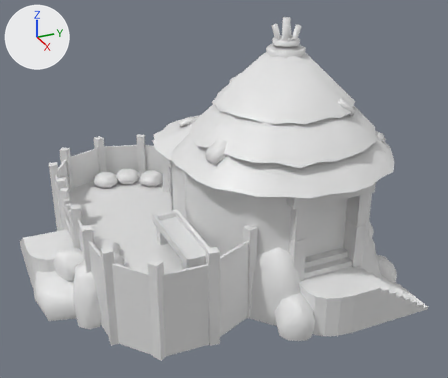
The COLLADA model art/meshes/structural/lusi_corral.dae, before and after one commit.
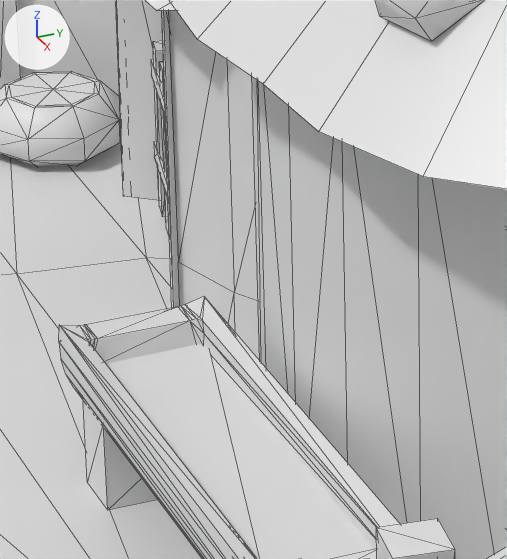
Each version is shown whole from a 50 mm lens placed at (25.37, -9.56, 14.38), pointed at (1.23, 1.31, 2.31), then close up on the part from 32% to 51% of the width and 42% to 67% of the height. The lights are fixed; the arrows at upper left show +X, +Y and +Z. The close-ups show mesh edges as thin lines.

The older version as bpy lines, for what is in view:
```python
me_cubo_113 = bpy.data.meshes.new('Cubo.113')
me_cubo_113.from_pydata(...)  # 1861 vertices, 2492 faces; spans x -7.9..8.3, y -7.8..9.7, z -2.0..10.1
me_cubo_113.materials.append(mat_texturas_lusitanas)  # its picture is missing
ob_corral = bpy.data.objects.new('corral', me_cubo_113)
ob_corral.location = (0.0, 0.0, 0.0)
```
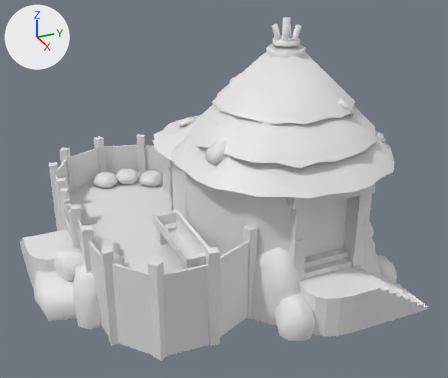
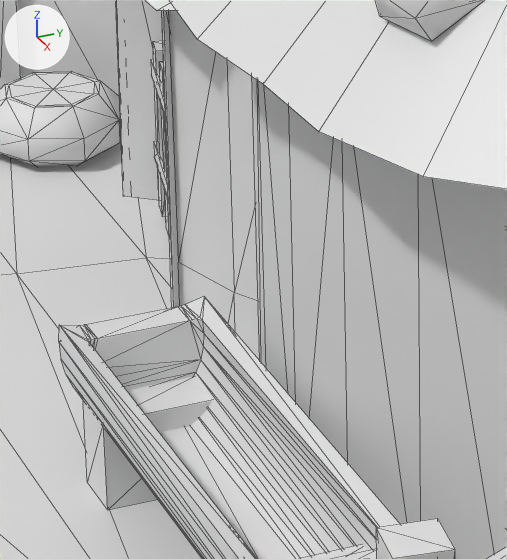
Scene script edits in JSON lines:
```json
{"block": "me_cubo_113", "where": "me_cubo_113.from_pydata(...)  # 1861 vertices, 2492 faces; spans x -7.9..8.3, y -7.8..9.7, z -2.0..10.1"}
{"block": "me_cubo_113", "where": "# used by ob_corral; location = (0.0, 0.0, 0.0)"}
{"block": "me_cubo_113", "change": "me_cubo_113 part 1: the loose piece of 4 vertices spanning x 0.7..4.8, y -1.9..-0.9, z 1.1 is deleted"}
```

Location of each change, (x1, y1, x2, y2) in pixels of the close-ups (507 x 559 px):
```json
{"part": 1, "of": "me_cubo_113", "change": "deleted", "before": [106, 344, 374, 559]}
```
